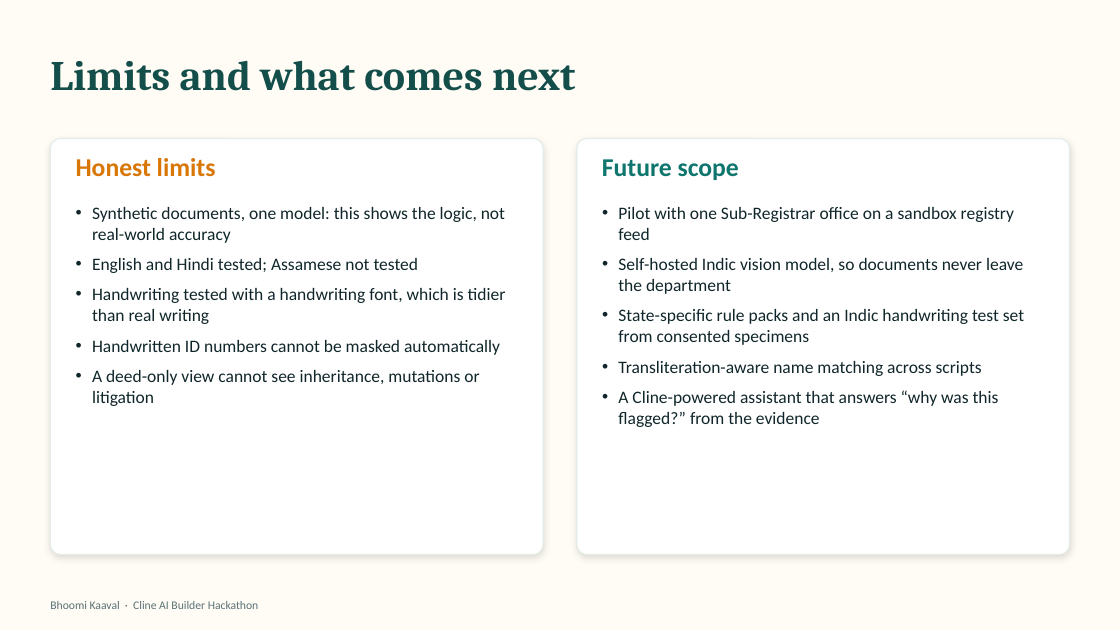
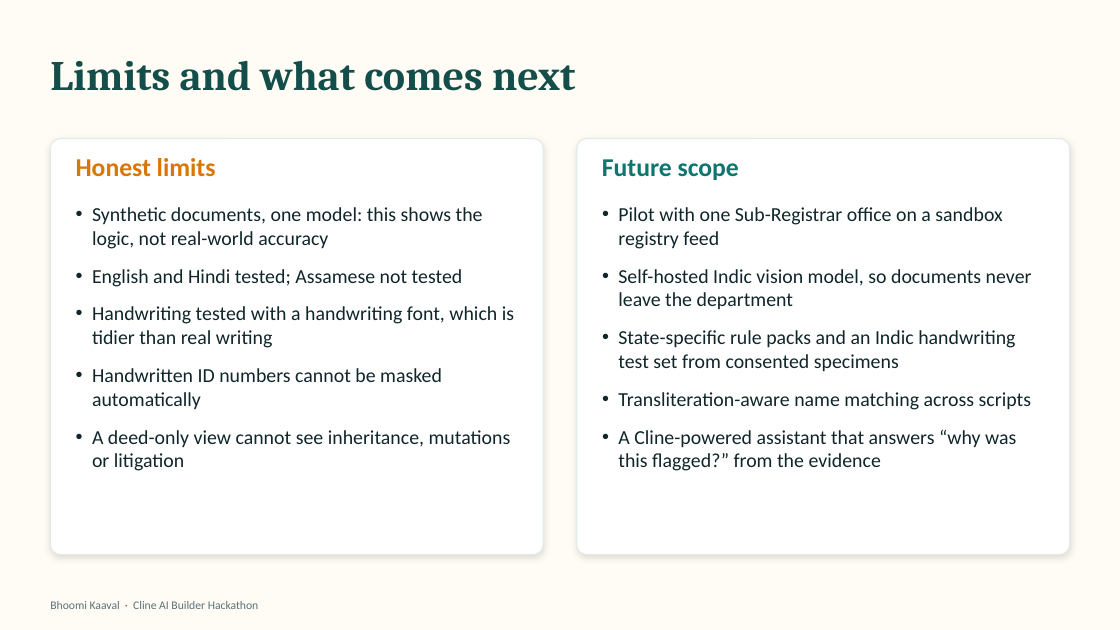
Before and after one commit to hardik23jain-glitch/ClueLess, a slide deck: slide 14 of docs/Bhoomi_Kaaval_Deck.pptx. Drawn at 1120x630 pixels with LibreOffice and Linux fonts; fonts in the diff are those of the drawing. Boxes give left, top, right and bottom in pixels: in the first picture for what was removed or moved away, otherwise in the second. Text is boxed around its words. In the diff, an @@ line names an element or a change of style, - is before the commit and + after.

Commit message:
docs: deck PDF export; fix danda glyph on challenges slide, larger text on limits slide

```diff
--- a/docs/Bhoomi_Kaaval_Deck.pptx
+++ b/docs/Bhoomi_Kaaval_Deck.pptx
@@ text "Synthetic documents, one model: this ..." at box(92, 207, 514, 471): size 15 to 17 pt; more space between paragraphs @@
@@ text "Pilot with one Sub-Registrar office ..." at box(618, 207, 1032, 471): size 15 to 17 pt; more space between paragraphs @@
```
Also in this commit, not shown: 1 other slide changed, 1 other file.
